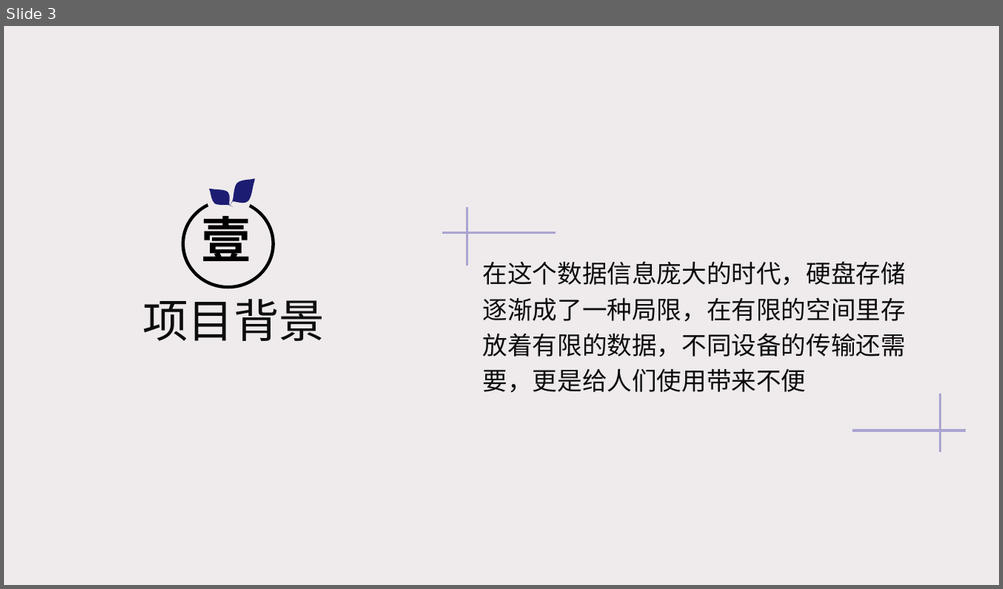
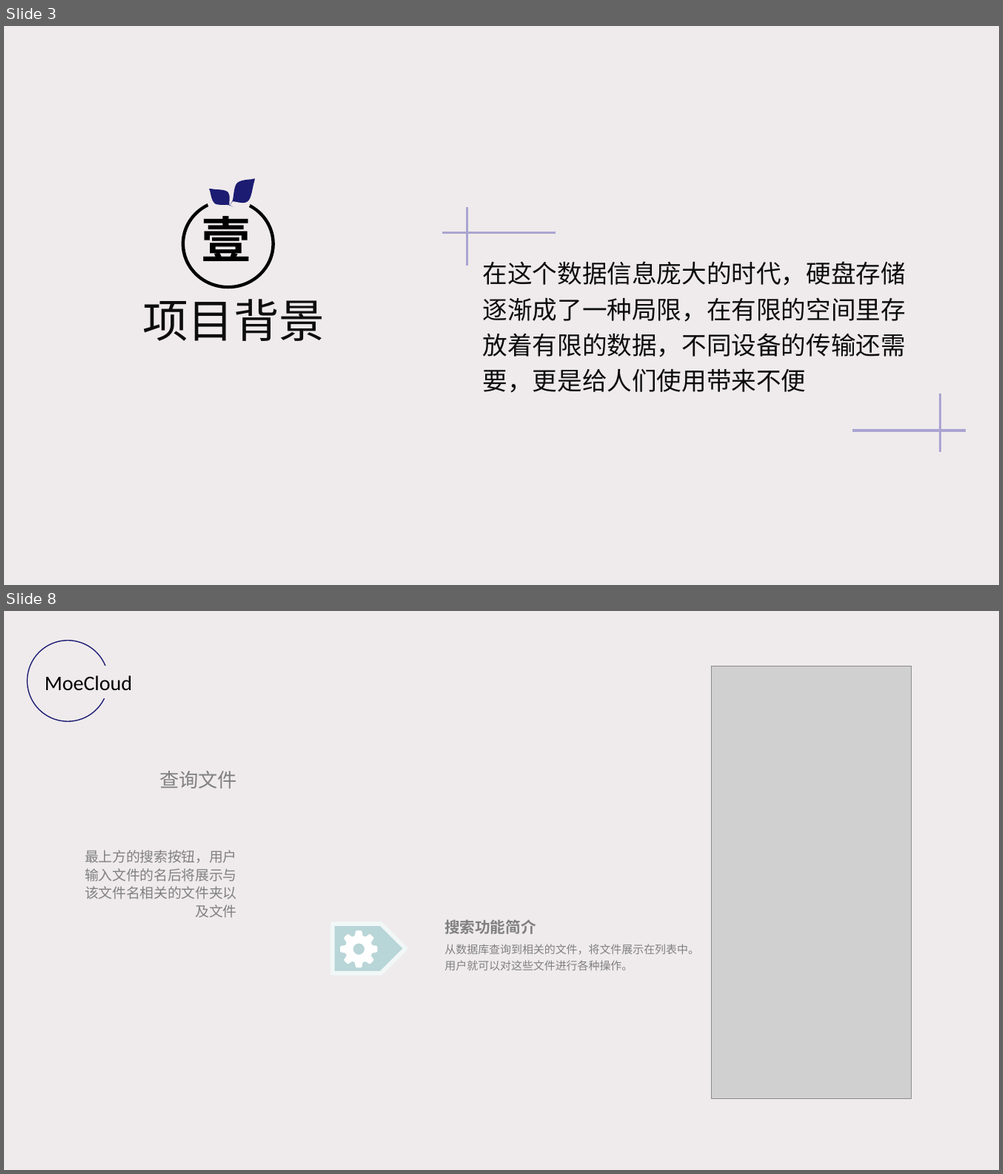
Before and after one commit to HopuTeam/MoeCloud, a slide deck: MoeCloud.pptx. Shown one above the other, each under a label of ours: slide 3 before the commit, slides 3 and 8 after it; the slides between them are not shown. The pictures are 1003x589 and 1003x1174 pixels, drawn with LibreOffice and Linux fonts; fonts in the diff are those of the drawing; grey boxes stand for pictures. Boxes give left, top, right and bottom in pixels: in the first picture for what was removed or moved away, otherwise in the second. Text is boxed around its words. In the diff, an @@ line names an element or a change of style, - is before the commit and + after.

```diff
--- a/MoeCloud.pptx
+++ b/MoeCloud.pptx
@@ slide 8 added at (x1=4, y1=611, x2=999, y2=1170), background #EFEBEC @@
@@ ellipse added at (x1=27, y1=640, x2=108, y2=721), outline #1C1C73 1 pt @@
@@ text added at (x1=45, y1=675, x2=132, y2=691), 20 pt, text #000000 @@
+MoeCloud
@@ picture added at (x1=711, y1=667, x2=911, y2=1099) @@
@@ text added at (x1=159, y1=771, x2=236, y2=789), 18.6 pt, text #808080 @@
+查询文件
@@ text added at (x1=85, y1=850, x2=236, y2=918), 13.3 pt, text #808080 @@
+最上方的搜索按钮，用户输入文件的名后将展示与该文件名相关的文件夹以及文件
@@ group added at (x1=333, y1=920, x2=699, y2=974): 2 texts, 1 pentagon arrow, 1 freeform shape @@
+搜索功能简介
+从数据库查询到相关的文件，将文件展示在列表中。用户就可以对这些文件进行各种操作。
```
Also in this commit, not shown: 6 slides changed, 6 other slides added, 11 slides removed, 1 other file.
